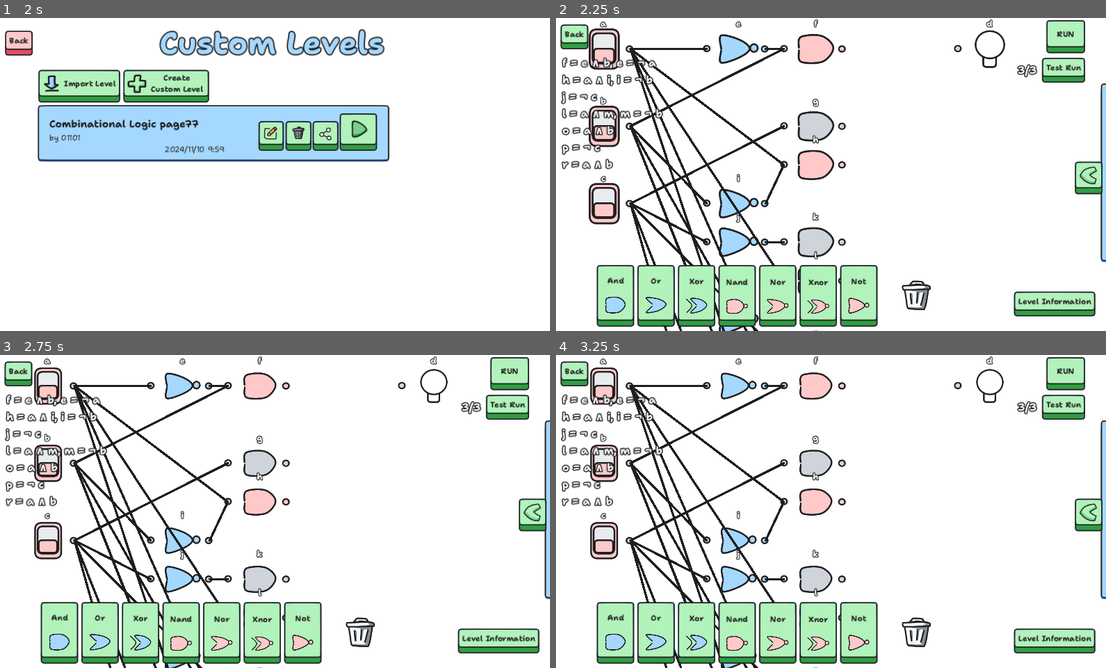
Above: before the commit, frames 1-4 (two rows, left to right).
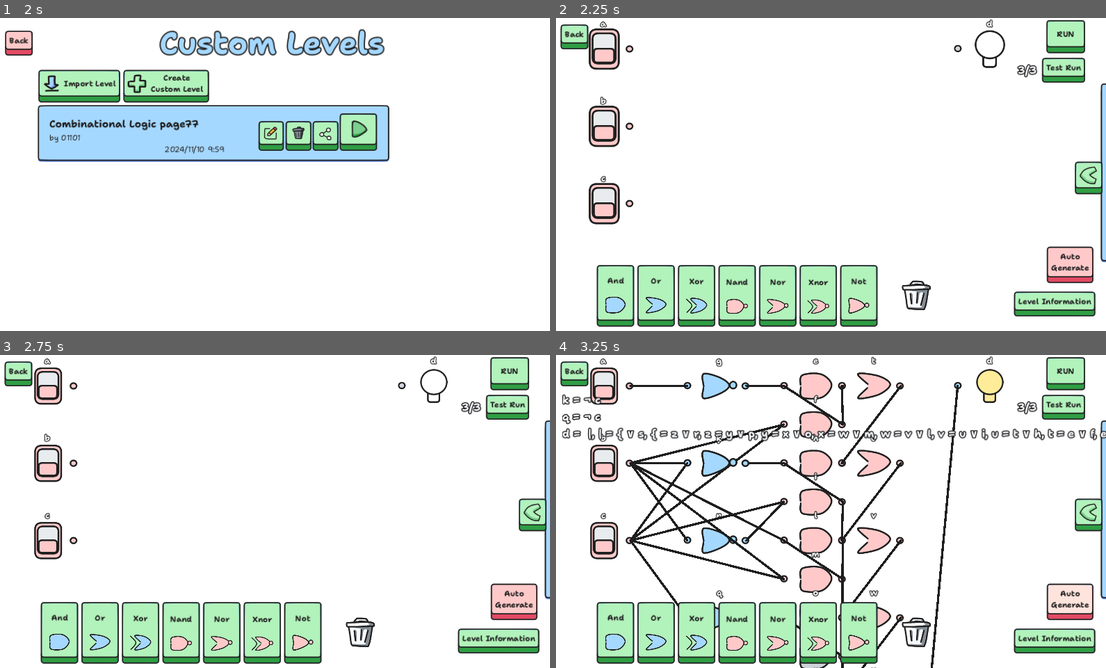
Above: after the commit, the same moments.

Repository: sininen-blue/logic-gate-tesseract
Game: Godot game, scene res://ui/title_page.tscn
Two runs of this game, one before a commit and one after it. Both use one fixed random seed, a clock stepped at 60 frames per second and the inputs below.
Inputs (mouse positions are in pixels of both pictures, inside the frame that each line leads up to):
- Up to frame 1 (2 s): click "Play" at 0.5 s; click "Play" at 1.25 s
- Up to frame 2 (2.25 s): click (913, 130) at 2 s
- Up to frame 3 (2.75 s): no input
- Up to frame 4 (3.25 s): click (1067, 602) at 2.75 s, where only the run after the commit has a clickable "Auto Generate"

Frame 1 is identical in both runs. In frame 2, 9.1% of the frame differs, in the area x 0-98%, y 0-100%; in frame 3, 8.4%; in frame 4, 15%, in the area x 0-100%, y 0-100%.

Commit message:
2 input one output wosk

Diff:
--- a/simulation/data_manager.gd
+++ b/simulation/data_manager.gd
@@ -4,6 +4,10 @@
 var current_stage : DirAccess
 var current_level : JSON
 var is_custom : bool = false
+
+## NOTE: used for the auto generate button
+# called, recieved, and reset in simulation_manager.gd
+var auto_generate_level: bool = false
 
 ## NOTE: used to edit levels
 # called in custom_stage_panel.gd
--- a/simulation/simulation-manager.gd
+++ b/simulation/simulation-manager.gd
@@ -61,7 +61,10 @@
 	run_button.pressed.connect(run_simulation)
 
 	create_level()
-	generate_circuit()
+
+	if DataManager.auto_generate_level == true:
+		generate_circuit()
+		DataManager.auto_generate_level = false
 
 
 func create_level() -> void:
@@ -125,34 +128,59 @@
 		sop.append(product)
 
 	print(sop)
-	var overall_count: int = 0
+	var and_gate_list: Array[Gate] = []
+	var row: int = 0
 	for product in sop:
+		if len(product) == 2:
+			create_gate("and", "generated", row)
+			and_gate_list.append(all_gates[-1])
+		if len(product) == 3:
+			create_gate("and", "generated", row)
+			and_gate_list.append(all_gates[-1])
+
+			# this should not be counted in the and gate list
+			# but I need to be able to access it
+			# make a global and gate list and local?
+			create_gate("and", "generated", row+.5)
+			and_gate_list.append(all_gates[-1])
+
+			manual_connection(all_gates[-1], all_gates[-2])
 
 		var variable_count: int = 0
 		for variable in product:
-			var conn_output: Gate
-			if variable[0] != "!":
-				conn_output = start_gates[int(variable[0])]
+			var and_index: int = 0
+			if len(product) == 3:
+				# after the first one, use the second and
+				if variable_count > 0:
+					and_index = 1
 
 			if variable[0] == "!":
-				create_gate("not", "generated not", overall_count)
+				create_gate("not", "generated not", row)
 				manual_connection(start_gates[int(variable[1])], all_gates[-1])
-				conn_output = all_gates[-1]
-
-				if variable_count > 0:
-					manual_connection(all_gates[-1], all_gates[-2])
-
-			if variable_count > 1:
-				variable_count = 0
-				# add another and gate to make 3 inputs work
-				pass
-
-			if variable_count < 1:
-				create_gate("and", "generated", overall_count)
-
-			manual_connection(conn_output, all_gates[-1])
-			overall_count += 1
+				manual_connection(all_gates[-1], and_gate_list[row+and_index])
+			else:
+				manual_connection(start_gates[int(variable[0])], and_gate_list[row+and_index])
 			variable_count += 1
+		row+= 1
+
+	# or together here
+	if len(and_gate_list) == 1:
+		manual_connection(and_gate_list[0], end_gates[0])
+	elif len(and_gate_list) == 2:
+		create_gate("or", "generated", row)
+		var or_gate: Gate = all_gates[-1]
+
+		for and_gate in and_gate_list:
+			manual_connection(and_gate, or_gate)
+	else:
+		var or_gate_list: Array[Gate] = generate_or_gates(len(and_gate_list)-1)
+		manual_connection(and_gate_list[0], or_gate_list[0])
+
+		# -1 to account for the first or gate generated
+		for i in range(len(or_gate_list)):
+			manual_connection(and_gate_list[i+1], or_gate_list[i])
+
+		manual_connection(or_gate_list[-1], end_gates[0])
 
 
 func manual_connection(output: Gate, input: Gate) -> void:
@@ -161,8 +189,27 @@
 	temp_connection.input = input
 	complete_connection()
 
+
+# assumes 3 or more inputs
+func generate_or_gates(amount: int) -> Array[Gate]:
+	var or_gate_list: Array[Gate]
+	var row: int = 0
+
+	create_gate("or", "generated or", row)
+	or_gate_list.append(all_gates[-1])
+	row += 1
+	for i in range(amount-1):
+		create_gate("or", "generated or", row)
+		or_gate_list.append(all_gates[-1])
+
+		manual_connection(all_gates[-2], all_gates[-1])
+		row += 1
+
+	return or_gate_list
+
+
 ## TODO: change the random creaton thing and just have set positions
-func create_gate(type : String, location : String = "", count: int = 0) -> void:
+func create_gate(type : String, location : String = "", count: float = 0) -> void:
 	var gate_scene : Gate = GATE_SCENE.instantiate()
 	gate_scene.gate_type = type
 	gate_scene.gate_name = String.chr(97 + len(all_gates)) # NOTE: will die after Z
@@ -173,9 +220,11 @@
 	elif location == "right":
 		start_location = Vector2(1000, 200*len(end_gates))
 	elif location == "generated not":
-		start_location = Vector2(350, 100*count)
+		start_location = Vector2(300, 200*count)
 	elif location == "generated":
-		start_location = Vector2(550, 100*count)
+		start_location = Vector2(550, 200*count)
+	elif location == "generated or":
+		start_location = Vector2(700, 200*count)
 	else:
 		start_location = Vector2(randi_range(400, 500), randi_range(400, 500))
 	gate_scene.global_position = start_location
@@ -502,3 +551,8 @@
 
 func _on_timer_timeout() -> void:
 	time_spent += 1
+
+
+func _on_auto_generate_button_pressed() -> void:
+	DataManager.auto_generate_level = true
+	get_tree().reload_current_scene()
--- a/simulation/simulation.tscn
+++ b/simulation/simulation.tscn
@@ -1,9 +1,10 @@
-[gd_scene load_steps=19 format=3 uid="uid://swjkfmyam37c"]
+[gd_scene load_steps=20 format=3 uid="uid://swjkfmyam37c"]
 
 [ext_resource type="Script" path="res://simulation/simulation-manager.gd" id="1_qo526"]
 [ext_resource type="PackedScene" uid="uid://psym6w7moids" path="res://simulation/gate.tscn" id="2_8m28h"]
 [ext_resource type="Script" path="res://simulation/side_truth_table.gd" id="3_1veaq"]
 [ext_resource type="Theme" uid="uid://dh7cgp4wswxi3" path="res://ui/themes/lessBold.tres" id="3_caabb"]
+[ext_resource type="Theme" uid="uid://diwchjwgvp2l4" path="res://ui/themes/redButton.tres" id="3_hos0p"]
 [ext_resource type="Script" path="res://simulation/formula_container.gd" id="3_qlwgx"]
 [ext_resource type="PackedScene" uid="uid://dpd7dfojh77bw" path="res://simulation/formula_label.tscn" id="3_qwkcl"]
 [ext_resource type="PackedScene" uid="uid://0im5s06d6220" path="res://ui/level_select/truth_table_row_no_check.tscn" id="4_4xfkp"]
@@ -60,6 +61,15 @@
 mouse_filter = 2
 metadata/_edit_lock_ = true
 
+[node name="AutoGenerateButton" type="Button" parent="CanvasLayer/UI"]
+offset_left = 1028.0
+offset_top = 472.0
+offset_right = 1127.0
+offset_bottom = 548.0
+theme = ExtResource("3_hos0p")
+text = "Auto
+Generate"
+
 [node name="TestRunButton" type="Button" parent="CanvasLayer/UI"]
 layout_mode = 1
 anchors_preset = 1
@@ -135,11 +145,12 @@
 size_flags_vertical = 3
 
 [node name="FormulaContainer" type="VBoxContainer" parent="CanvasLayer/UI"]
+clip_contents = true
 custom_minimum_size = Vector2(359, 183)
 layout_mode = 0
 offset_left = 26.0
 offset_top = 77.0
-offset_right = 385.0
+offset_right = 521.0
 offset_bottom = 260.0
 theme = ExtResource("3_caabb")
 script = ExtResource("3_qlwgx")
@@ -288,6 +299,7 @@
 [node name="Timer" type="Timer" parent="."]
 autostart = true
 
+[connection signal="pressed" from="CanvasLayer/UI/AutoGenerateButton" to="." method="_on_auto_generate_button_pressed"]
 [connection signal="pressed" from="CanvasLayer/UI/TestRunButton" to="." method="_on_test_run_button_pressed"]
 [connection signal="pressed" from="CanvasLayer/UI/SideTruthTable/HandleButton" to="CanvasLayer/UI/SideTruthTable" method="_on_handle_button_pressed"]
 [connection signal="mouse_entered" from="CanvasLayer/UI/FlowContainer/TrashContainer" to="." method="_on_control_mouse_entered"]
